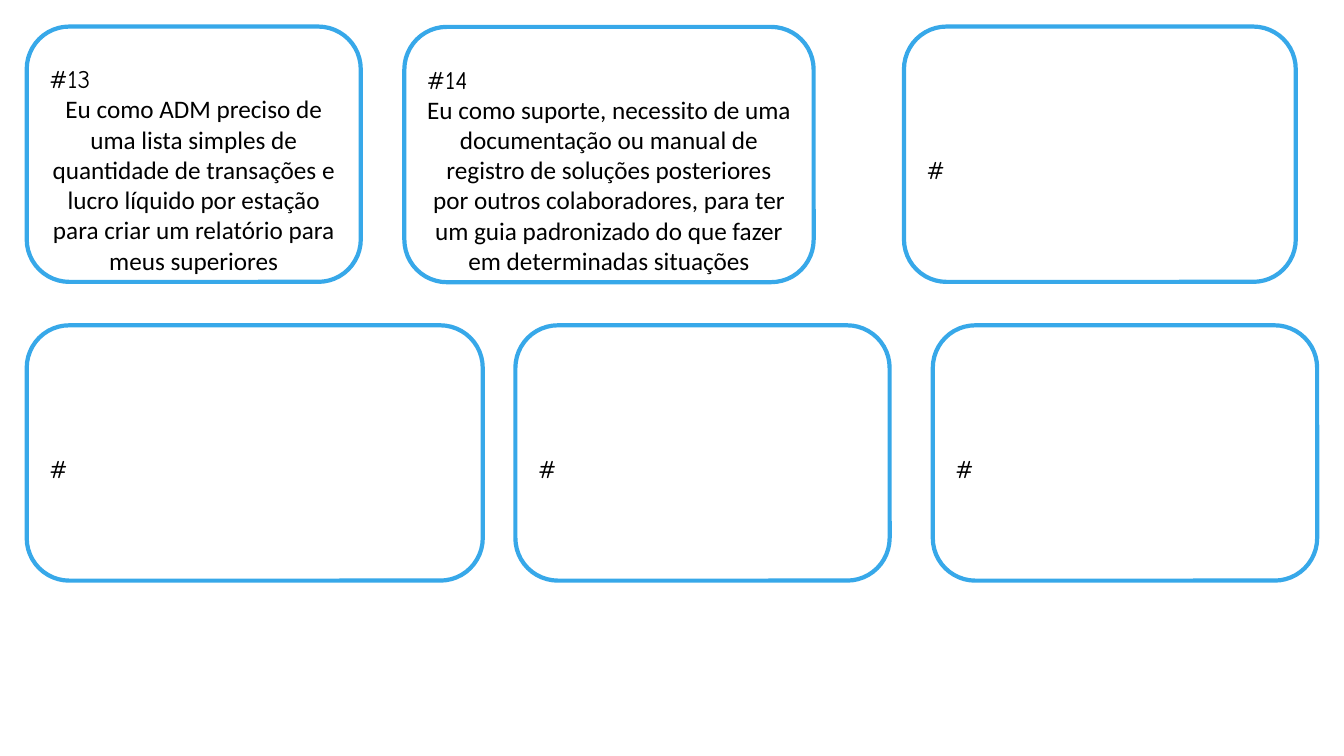
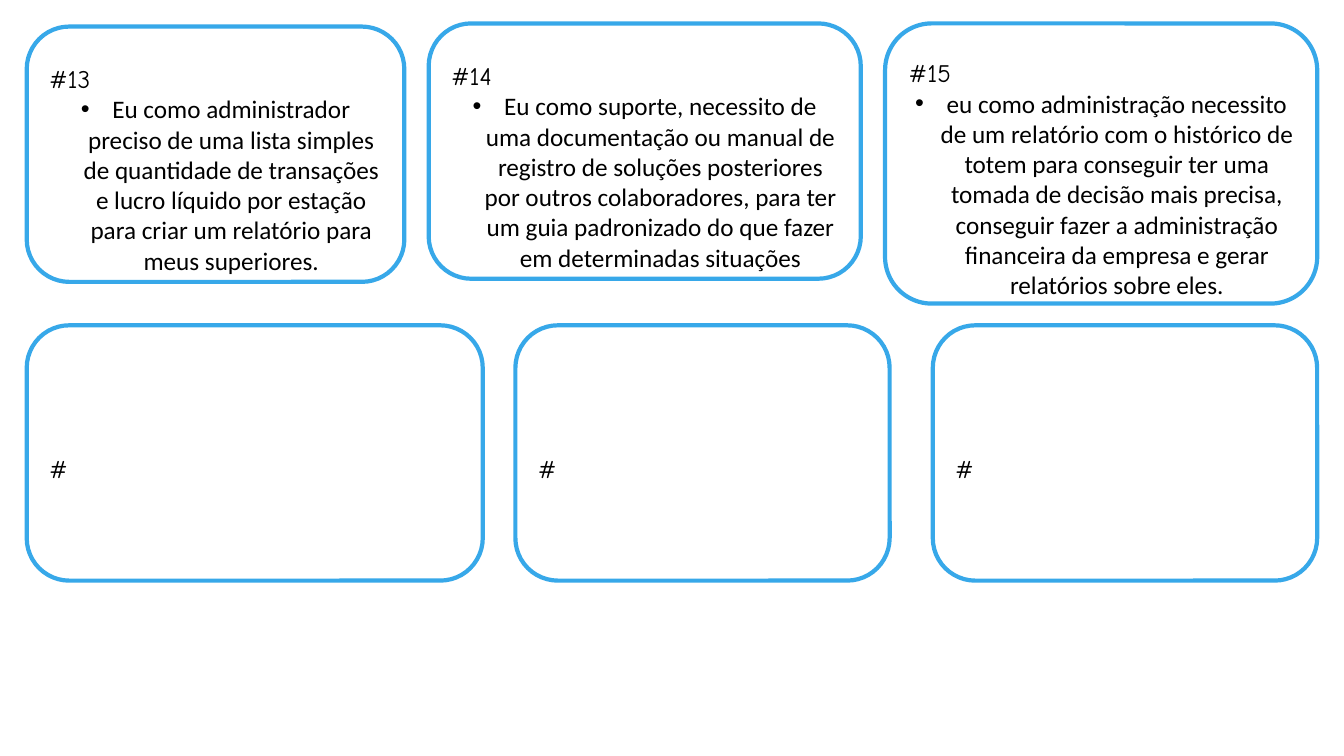
Before and after one commit to leticia-NCosta/TotemSystem, a slide deck: slide 3 of Ideação/Requisitos/User Stories.pptx. Drawn at 1344x756 pixels with LibreOffice and Linux fonts; fonts in the diff are those of the drawing. Boxes give left, top, right and bottom in pixels: in the first picture for what was removed or moved away, otherwise in the second. Text is boxed around its words. In the diff, an @@ line names an element or a change of style, - is before the commit and + after.

```diff
--- a/Ideação/Requisitos/User Stories.pptx
+++ b/Ideação/Requisitos/User Stories.pptx
@@ rounded rectangle "#13": place and size @@
-rounded rectangle "#13" at bbox=[27, 26, 361, 281]
+rounded rectangle "#13" at bbox=[27, 26, 405, 281]
@@ rounded rectangle "#14": place and size @@
-rounded rectangle "#14" at bbox=[404, 27, 814, 282]
+rounded rectangle "#14" at bbox=[429, 23, 861, 278]
@@ rounded rectangle "#15": place and size @@
-rounded rectangle "#15" at bbox=[904, 26, 1297, 281]
+rounded rectangle "#15" at bbox=[885, 23, 1318, 303]
@@ text in rounded rectangle at bbox=[909, 65, 1293, 295]: text changed; font Comic Neue to Calibri @@
-#
+#15
+• eu como administração necessito de um relatório com o histórico de totem para conseguir ter uma tomada de decisão mais precisa, conseguir fazer a administração financeira da empresa e gerar relatórios sobre eles.
@@ text in rounded rectangle at bbox=[84, 100, 379, 274]: text changed @@
-Eu como ADM preciso de uma lista simples de quantidade de transações e lucro líquido por estação para criar um relatório para meus superiores
+• Eu como administrador preciso de uma lista simples de quantidade de transações e lucro líquido por estação para criar um relatório para meus superiores.
@@ text in rounded rectangle at bbox=[485, 97, 836, 272]: bullet none to • @@
```
Also in this commit, not shown: 1 other slide changed, 4 other files.
